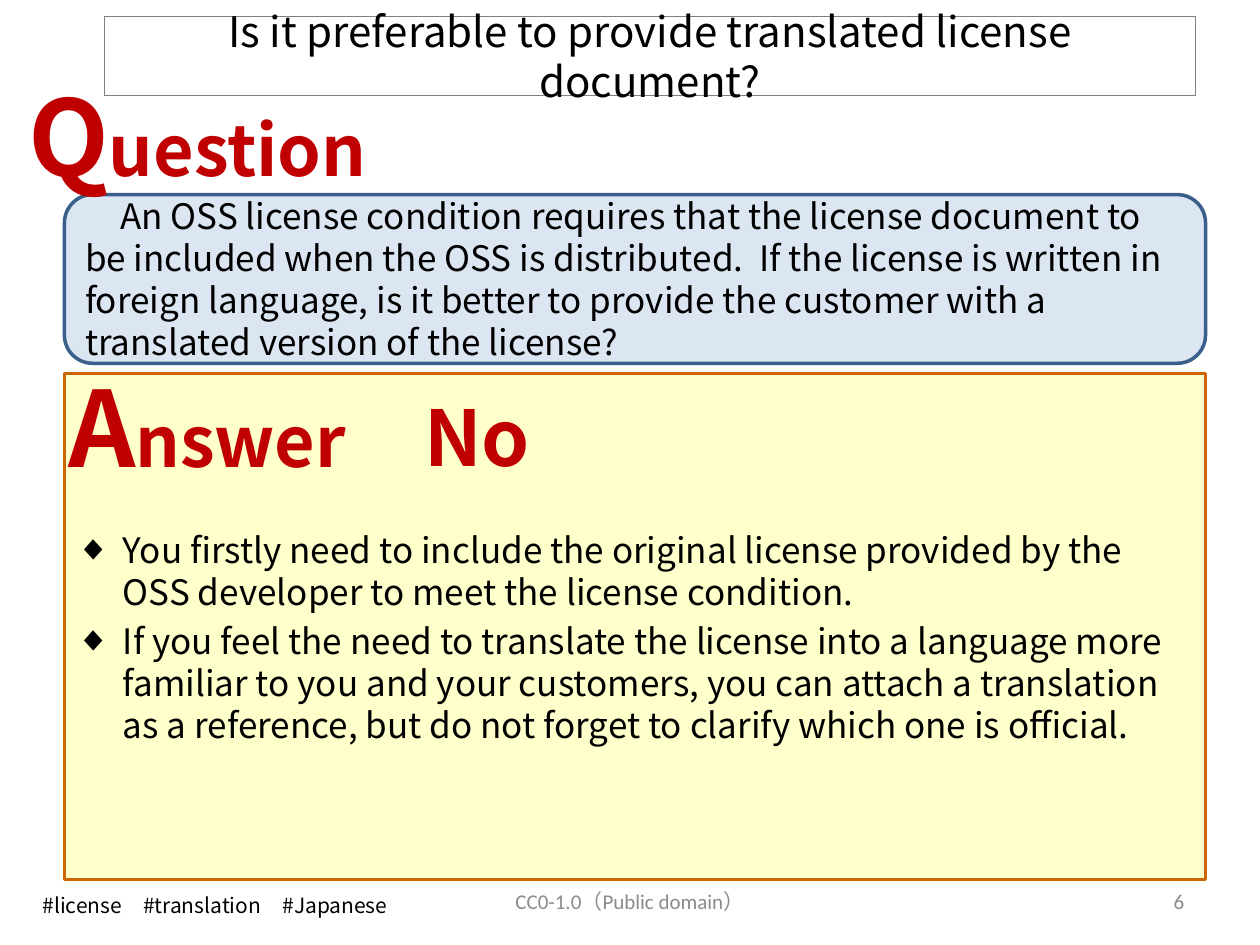
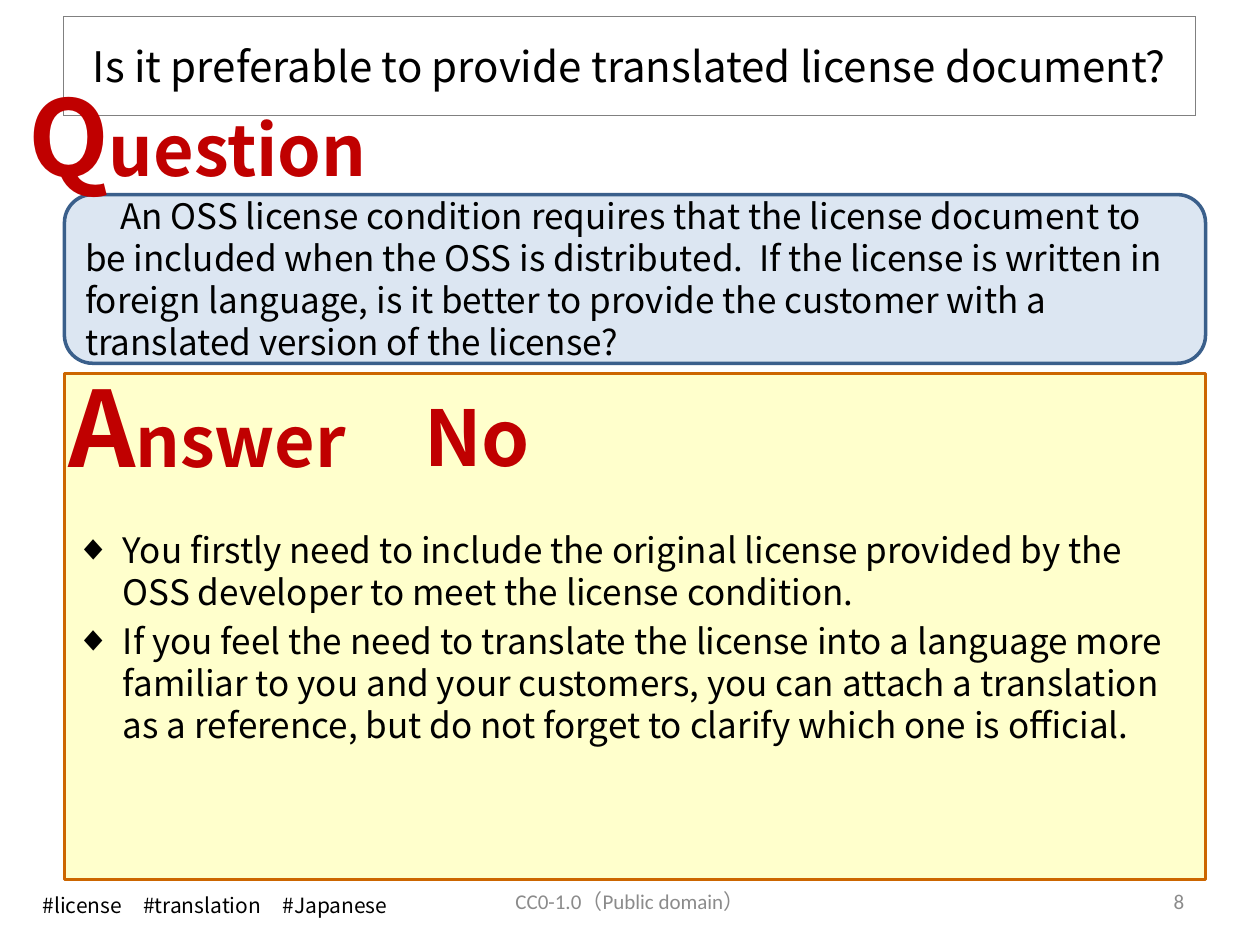
Before and after one commit to OpenChain-Project/OpenChain-JWG, a slide deck: slide 9 of Education_Material/FAQ/Misunderstandings_of_OSS_licenses_CC0.pptx (slide 7 before the commit). Drawn at 1260x945 pixels with LibreOffice and Linux fonts; fonts in the diff are those of the drawing. Boxes give left, top, right and bottom in pixels: in the first picture for what was removed or moved away, otherwise in the second. Text is boxed around its words. In the diff, an @@ line names an element or a change of style, - is before the commit and + after.

```diff
--- a/Education_Material/FAQ/Misunderstandings_of_OSS_licenses_CC0.pptx
+++ b/Education_Material/FAQ/Misunderstandings_of_OSS_licenses_CC0.pptx
@@ title "Is it preferable to provide ..." resized from (x1=105, y1=16, x2=1196, y2=96) to (x1=63, y1=16, x2=1196, y2=116) @@
@@ page number at (x1=1174, y1=895, x2=1185, y2=909): text changed @@
-6
+8
```
Also in this commit, not shown: 17 other slides changed, 9 slides added.
